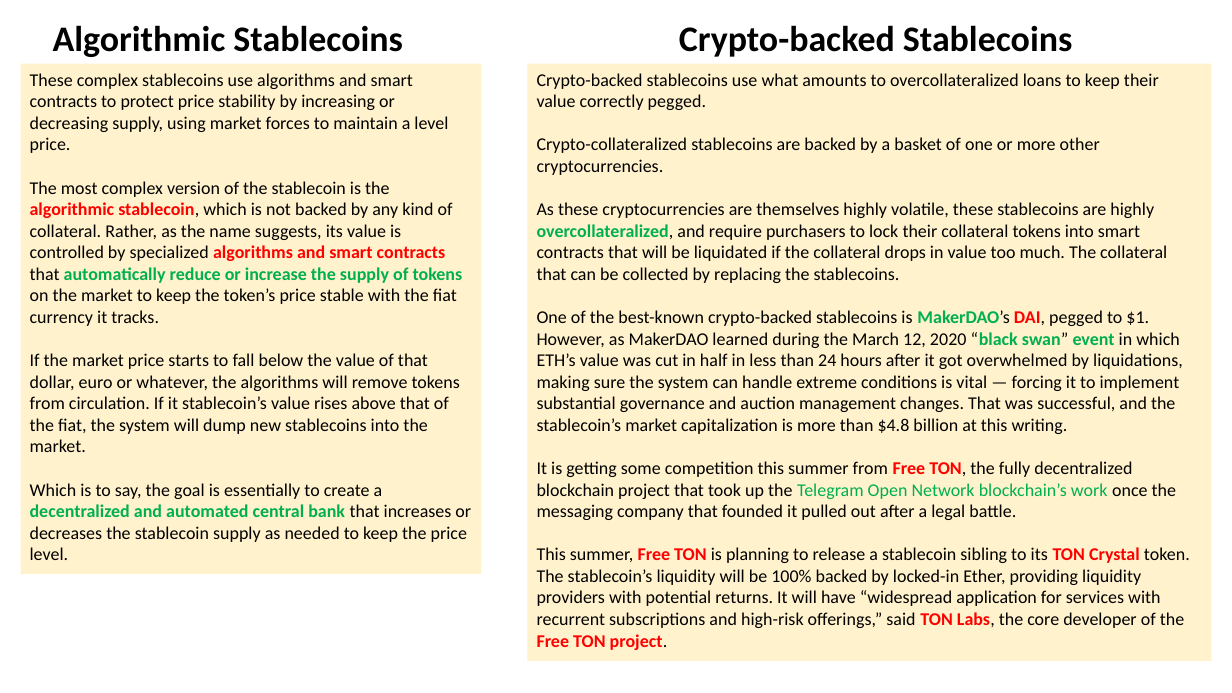
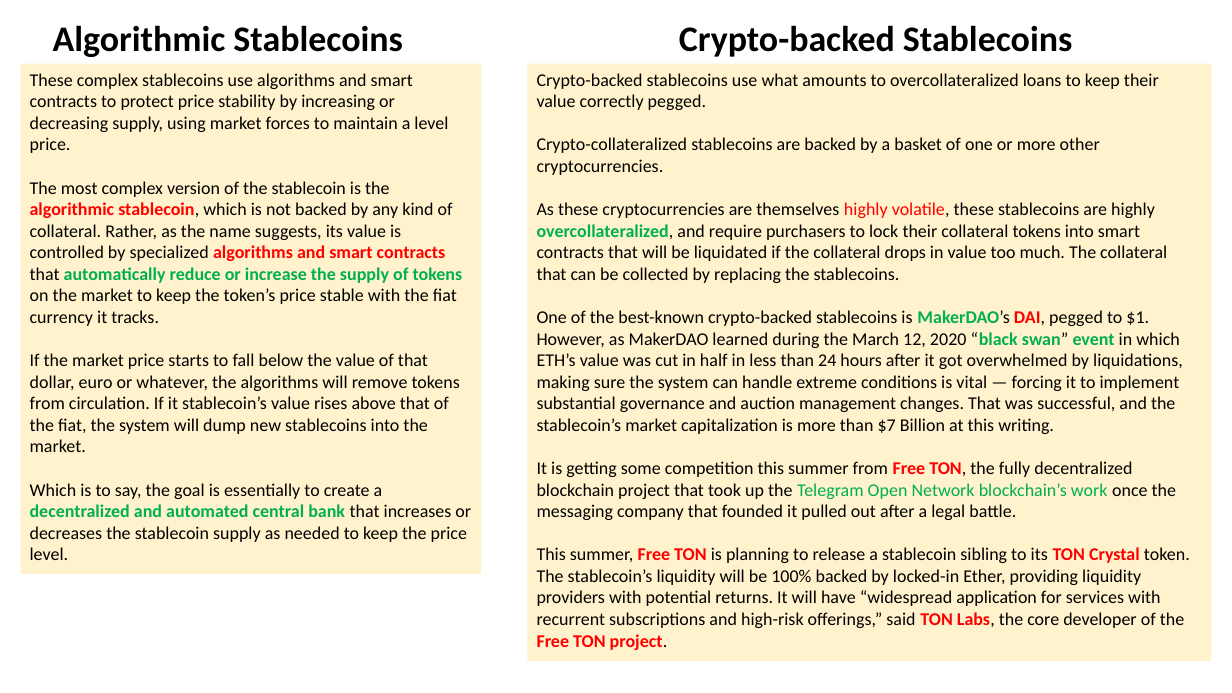
Before and after one commit to lselector/crypto, a slide deck: slide 5 of crypto_04_stable_coins.pptx (slide 4 before the commit). Drawn at 1232x693 pixels with LibreOffice and Linux fonts; fonts in the diff are those of the drawing. Boxes give left, top, right and bottom in pixels: in the first picture for what was removed or moved away, otherwise in the second. Text is boxed around its words. In the diff, an @@ line names an element or a change of style, - is before the commit and + after.

```diff
--- a/crypto_04_stable_coins.pptx
+++ b/crypto_04_stable_coins.pptx
@@ text in rectangle at box(537, 202, 1167, 283): text colour #000000 to #FF0000 in "highly volatile," @@
@@ text in rectangle at box(537, 310, 1183, 434): text changed @@
-One of the best-known crypto-backed stablecoins is MakerDAO’s DAI, pegged to $1. However, as MakerDAO learned during the March 12, 2020 “black swan” event in which ETH’s value was cut in half in less than 24 hours after it got overwhelmed by liquidations, making sure the system can handle extreme conditions is vital — forcing it to implement substantial governance and auction management changes. That was successful, and the stablecoin’s market capitalization is more than $4.8 billion at this writing.
+One of the best-known crypto-backed stablecoins is MakerDAO’s DAI, pegged to $1. However, as MakerDAO learned during the March 12, 2020 “black swan” event in which ETH’s value was cut in half in less than 24 hours after it got overwhelmed by liquidations, making sure the system can handle extreme conditions is vital — forcing it to implement substantial governance and auction management changes. That was successful, and the stablecoin’s market capitalization is more than $7 Billion at this writing.
```
Also in this commit, not shown: 3 other slides changed, 1 slide added, 5 other files.
